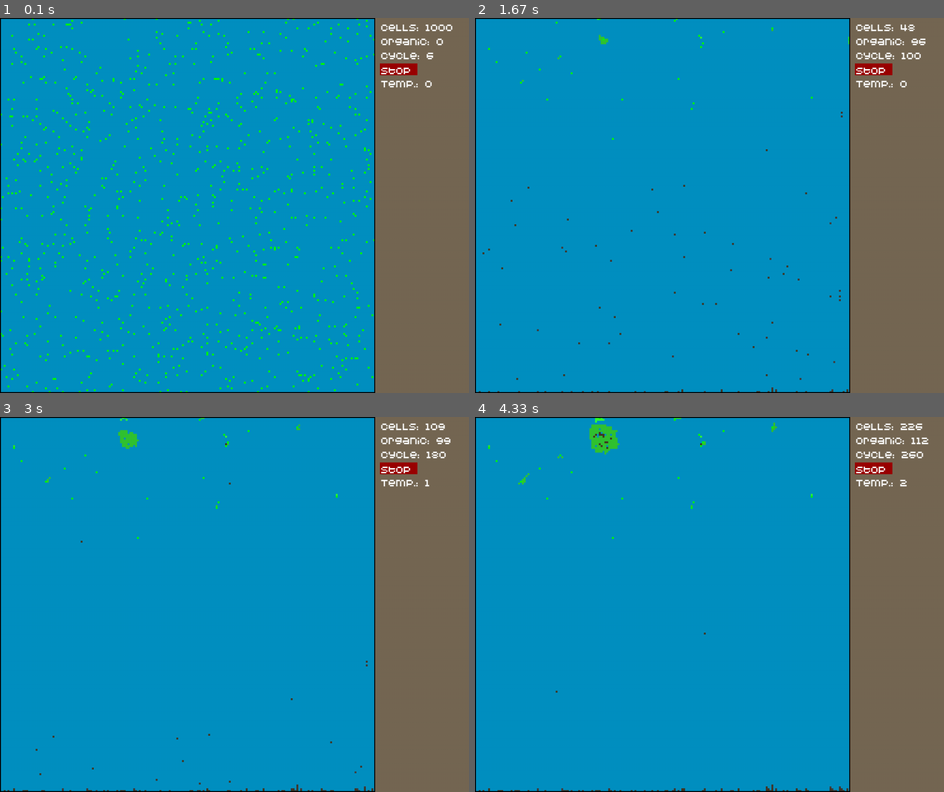
Above: before the commit, frames 1-4 (two rows, left to right).
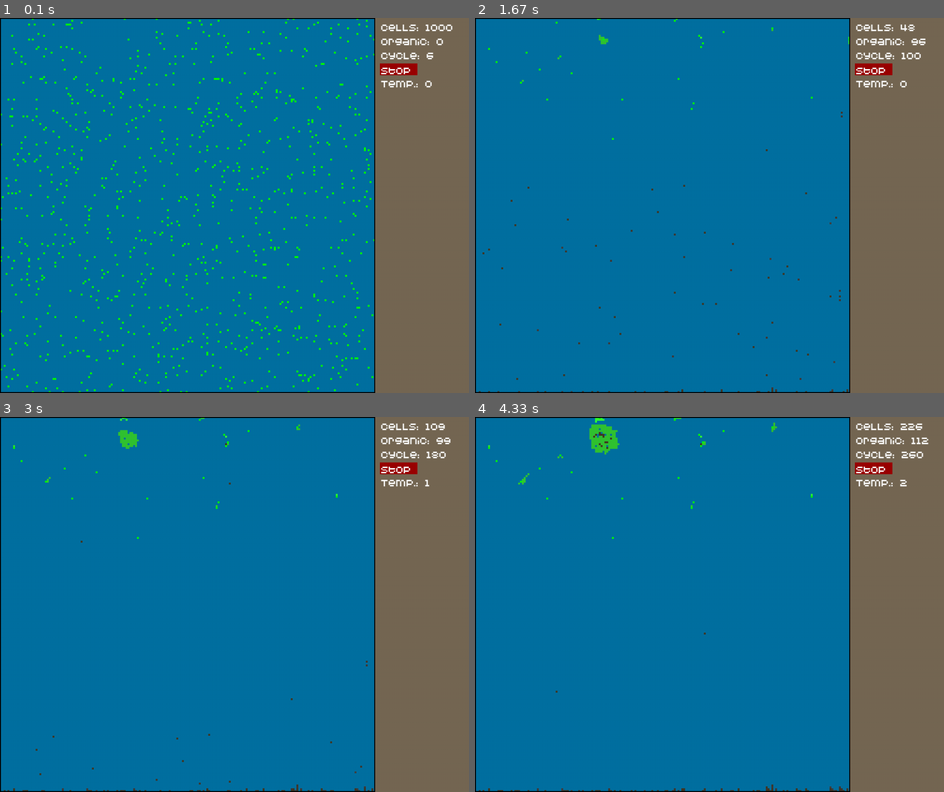
Above: after the commit, the same moments.

Repository: PilotOfAsuka/CellLabPython
Game: pygame game, started from main.py
Two runs of this game, one before a commit and one after it. Both use one fixed random seed, a clock stepped at 60 frames per second and the inputs below.
Inputs:
- Up to frame 1 (0.1 s): no input
- Up to frame 2 (1.67 s): hold Right 0.33-0.8 s; hold Up 0.83-1.3 s; hold Right from 1.33 s (still down)
- Up to frame 3 (3 s): release Right at 1.8 s; hold Left 1.83-2.37 s; hold Down 2.4-2.87 s; hold Left from 2.9 s (still down)
- Up to frame 4 (4.33 s): release Left at 3.37 s; hold Up 3.4-3.87 s; hold Right from 3.9 s (still down)

The runs differ from the first frame. In frame 1, 77% of the frame differs, in the area x 0-80%, y 0-100%; in frame 2, 79%; in frame 3, 79%; in frame 4, 78%.

Commit message:
Camera update and zoom
Добавлена камера и приближение, используйте - и + для приближения и стрелки для управления камерой
Пока что набросок
Сделано для того что бы можно было приблизить и посмотреть клетки в близи. А еще надо добавить выделение клетки и вывод ее параметров для отладки !!!!

Diff:
--- a/colors.py
+++ b/colors.py
@@ -1,6 +1,7 @@
 # Просто цвета, надо изучить цвета из Pygame
 # Цвета
-BKG_COLOR = 2, 144, 194
+#BKG_COLOR = 2, 144, 194
+BKG_COLOR = 2, 113, 161
 WHITE = 255, 255, 255
 BLACK = 0, 0, 0
 RED = 230, 1, 92
--- a/configs.py
+++ b/configs.py
@@ -30,27 +30,37 @@
 
 
 class Camera:
-    def __init__(self, wd, hd):
+    def __init__(self):
         self.cam = pygame.Rect(0, 0, width-200, height)
         self.scale = 1
-        self.wd = wd
-        self.hd = hd
+
         self.x_offset = 0
         self.y_offset = 0
+        self.min_offset = 0
+
+        self.moving_left = False
+        self.moving_right = False
+        self.moving_up = False
+        self.moving_down = False
 
     def update(self):
         # Обновление камеры
-        self.cam.width = int((width-200) * self.scale)
-        self.cam.height = int(height * self.scale)
+        if self.scale == 1:
+            self.y_offset = 0
+            self.x_offset = 0
 
-        # Ограничение масштаба
-        if self.cam.width < self.wd - 200:
-            self.cam.width = self.wd - 200
-        if self.cam.height < self.hd:
-            self.cam.height = self.hd
+        if self.scale == 2:
+            self.min_offset = -101
+        elif self.scale == 3:
+            self.min_offset = -134
+
+        if self.scale == 2 and self.y_offset < -100:
+            self.y_offset = -100
+
+        if self.scale == 2 and self.x_offset < -100:
+            self.x_offset = -100
 
     def handle_event(self, event):
-        event = event
         if event.type == pygame.KEYDOWN:
             if event.key == pygame.K_PLUS or event.key == pygame.K_EQUALS:
                 self.scale = self.scale + 1 if -1 < self.scale + 1 < 4 else self.scale
@@ -59,15 +69,31 @@
                 self.scale = self.scale - 1 if 0 < self.scale - 1 < 4 else self.scale
                 print(self.scale)
 
+            #TODO перенести обработку смещения в Update_position()
             elif event.key == pygame.K_LEFT:
-                self.x_offset = self.x_offset + CELL_SIZE if 0 < self.x_offset < (GRID_SIZE_W//self.scale) else self.x_offset
+                self.x_offset = self.x_offset + 1 if self.min_offset < self.x_offset + 1 < 1 else self.x_offset
+                print(self.x_offset)
                 pass
             elif event.key == pygame.K_UP:
-                self.y_offset = self.y_offset + CELL_SIZE if 0 < self.y_offset < (GRID_SIZE_H//self.scale) else self.y_offset
+                self.y_offset = self.y_offset + 1 if self.min_offset < self.y_offset + 1 < 1 else self.y_offset
+                print(self.y_offset)
                 pass
             elif event.key == pygame.K_RIGHT:
-                self.x_offset = self.x_offset - CELL_SIZE if 0 < self.x_offset < (GRID_SIZE_W//self.scale) else self.x_offset
+                self.x_offset = self.x_offset - 1 if self.min_offset < self.x_offset - 1 < 1 else self.x_offset
+                print(self.x_offset)
                 pass
             elif event.key == pygame.K_DOWN:
-                self.y_offset = self.y_offset - CELL_SIZE if 0 < self.x_offset < (GRID_SIZE_H//self.scale) else self.y_offset
+                self.y_offset = self.y_offset - 1 if self.min_offset < self.y_offset - 1 < 1 else self.y_offset
+                print(self.y_offset)
                 pass
+
+    #TODO исправить нажатие клавиш, что бы не долбить по ним
+    def update_position(self):
+        if self.moving_left is True:
+            pass
+        if self.moving_right is True:
+            pass
+        if self.moving_up is True:
+            pass
+        if self.moving_down is True:
+            pass
--- a/func.py
+++ b/func.py
@@ -55,7 +55,7 @@
     x, y = obj.position
     rect = pygame.Rect((x + gui.camera.x_offset) * (cfg.CELL_SIZE * gui.camera.scale),
                        (y + gui.camera.y_offset) * (cfg.CELL_SIZE * gui.camera.scale),
-                       cfg.CELL_SIZE * gui.camera.scale, cfg.CELL_SIZE * gui.camera.scale)
+                       (cfg.CELL_SIZE * gui.camera.scale), (cfg.CELL_SIZE * gui.camera.scale))
     pygame.draw.rect(cfg.screen, obj.color, rect)
 
 
--- a/gui.py
+++ b/gui.py
@@ -70,7 +70,7 @@
 count_of_food = 0  # Счетчик кол-во органики
 count_of_cycle = 0  # Счетчик кол-во циклов
 
-camera = cfg.Camera(cfg.width-200, cfg.height)
+camera = cfg.Camera()
 
 start_stop_button = Button(cfg.width - cfg.gui_offset + gui_offset_x, gui_offset_y + 7 + line_text_offset *
                       3, 80, 25)
